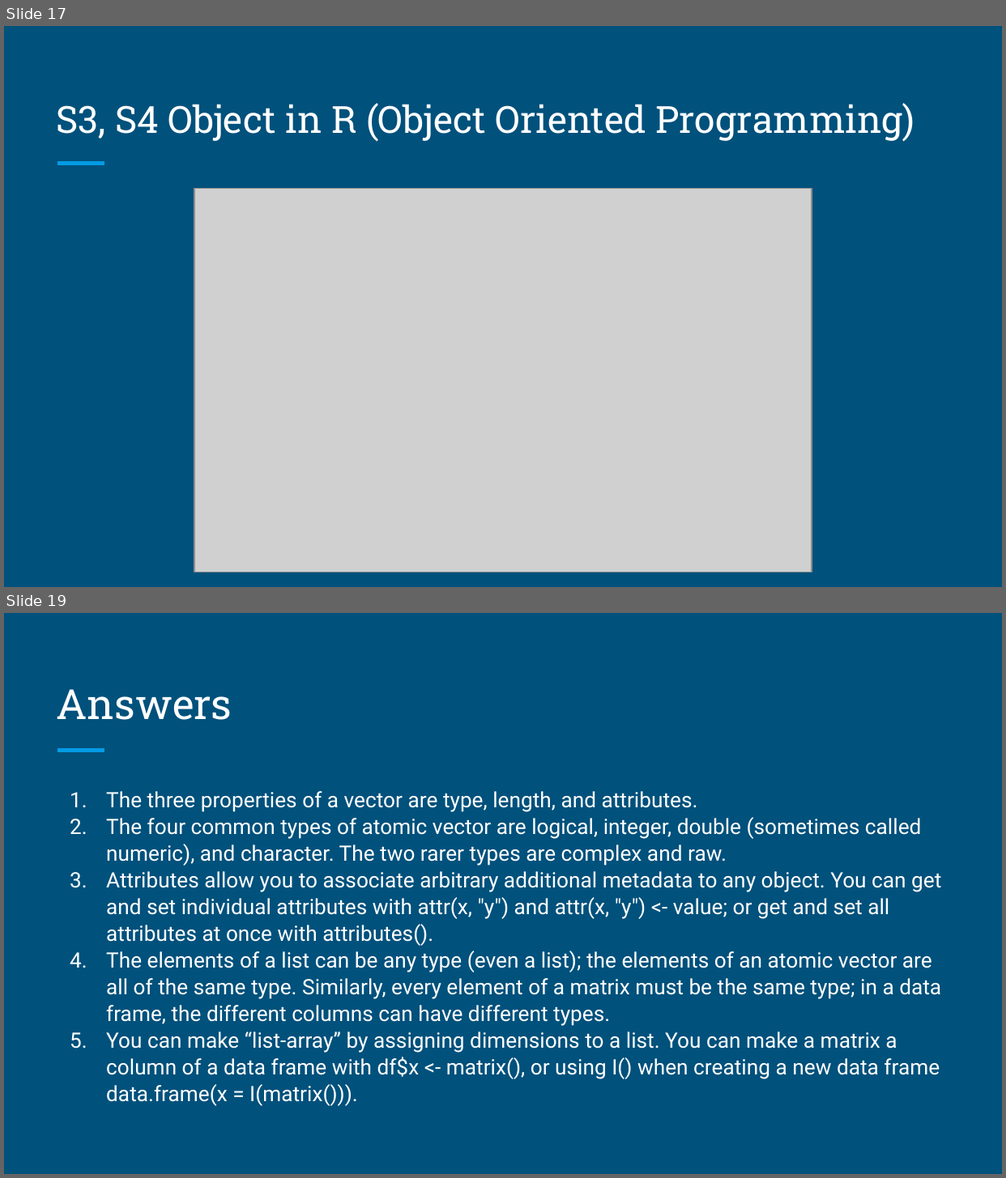
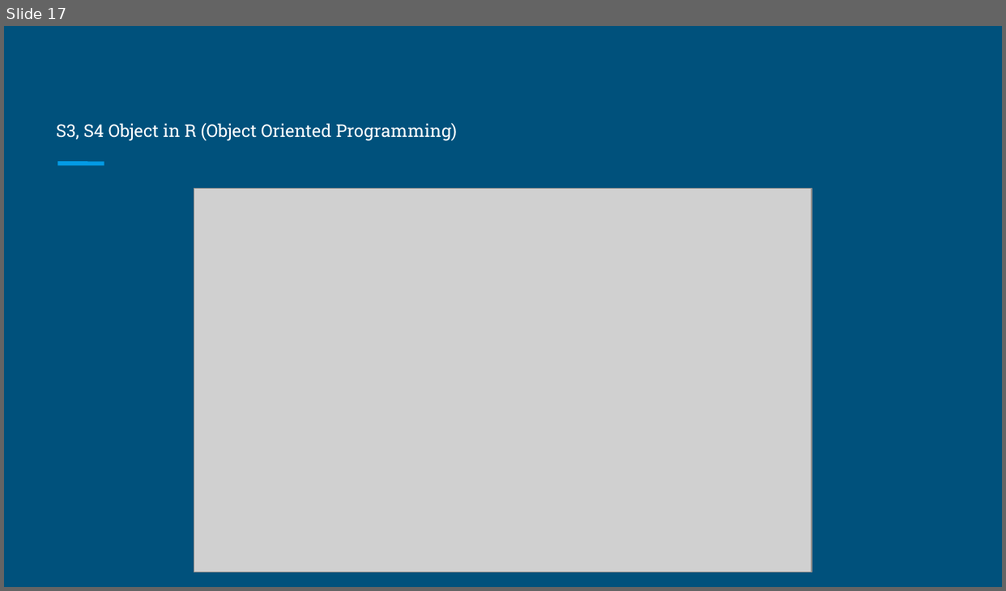
Before and after one commit to brandonyph/APB-Workshop-DataAnalyticsEssentials, a slide deck: Week2-Datatype-and-Data-Structure/Week 2-Datatype and Data Structure.pptx. Shown one above the other, each under a label of ours: slides 17 and 19 before the commit, slide 17 after it; the slides between them are not shown. The pictures are 1006x1178 and 1006x591 pixels, drawn with LibreOffice and Linux fonts; fonts in the diff are those of the drawing; grey boxes stand for pictures. Boxes give left, top, right and bottom in pixels: in the first picture for what was removed or moved away, otherwise in the second. Text is boxed around its words. In the diff, an @@ line names an element or a change of style, - is before the commit and + after.

```diff
--- a/Week2-Datatype-and-Data-Structure/Week 2-Datatype and Data Structure.pptx
+++ b/Week2-Datatype-and-Data-Structure/Week 2-Datatype and Data Structure.pptx
@@ slide 19 removed at [4, 613, 1002, 1174], background #00517C; not listed: 1 template element that a slide beside it also shows @@
@@ title removed at [57, 689, 232, 720] @@
-Answers
@@ text removed at [106, 791, 941, 1106] @@
-1. The three properties of a vector are type, length, and attributes.
-2. The four common types of atomic vector are logical, integer, double (sometimes called numeric), and character. The two rarer types are complex and raw.
-3. Attributes allow you to associate arbitrary additional metadata to any object. You can get and set individual attributes with attr(x, "y") and attr(x, "y") <- value; or get and set all attributes at once with attributes().
-4. The elements of a list can be any type (even a list); the elements of an atomic vector are all of the same type. Similarly, every element of a matrix must be the same type; in a data frame, the different columns can have different types.
-5. You can make “list-array” by assigning dimensions to a list. You can make a matrix a column of a data frame with df$x <- matrix(), or using I() when creating a new data frame data.frame(x = I(matrix())).
@@ slide 17 changed as well @@
@@ text "S3, S4 Object in R ..." at [56, 123, 457, 141]: size 27 to 12.6 pt @@
```
Also in this commit, not shown: 16 other slides changed, 1 slide added, 2 other slides removed.
